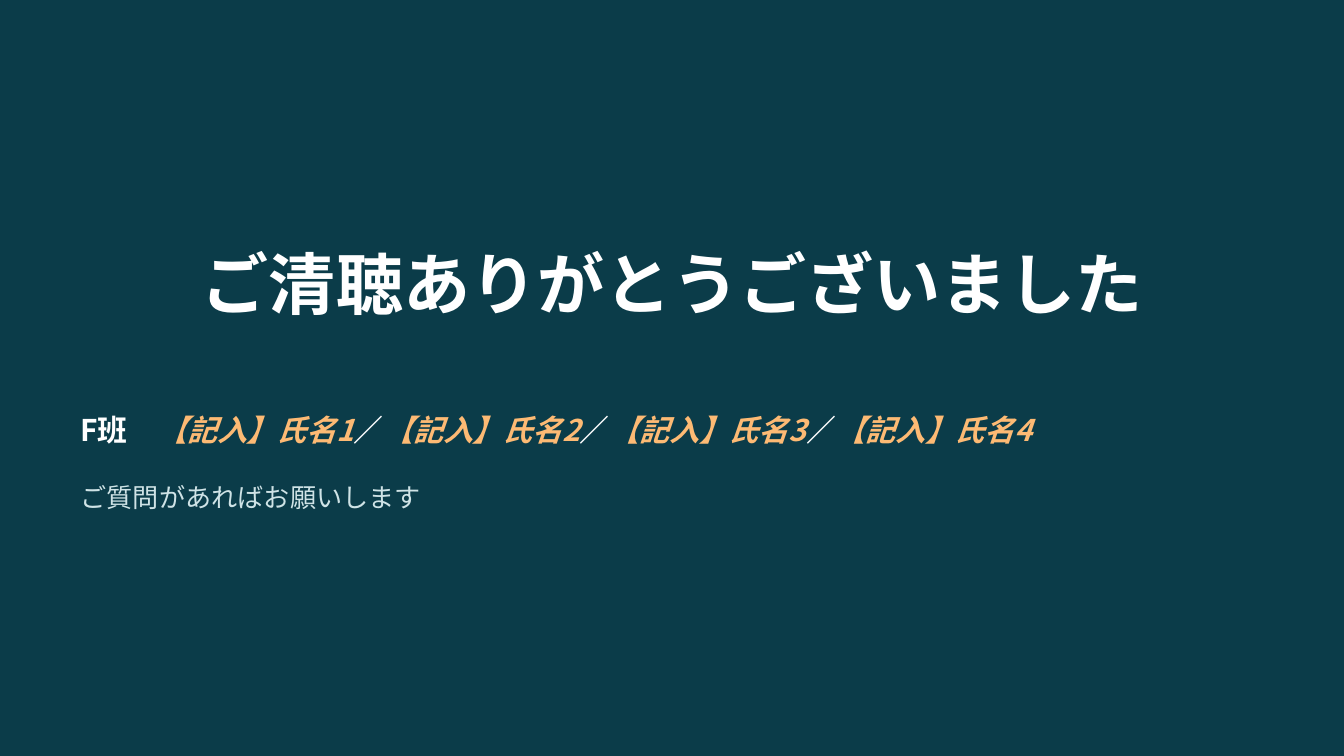
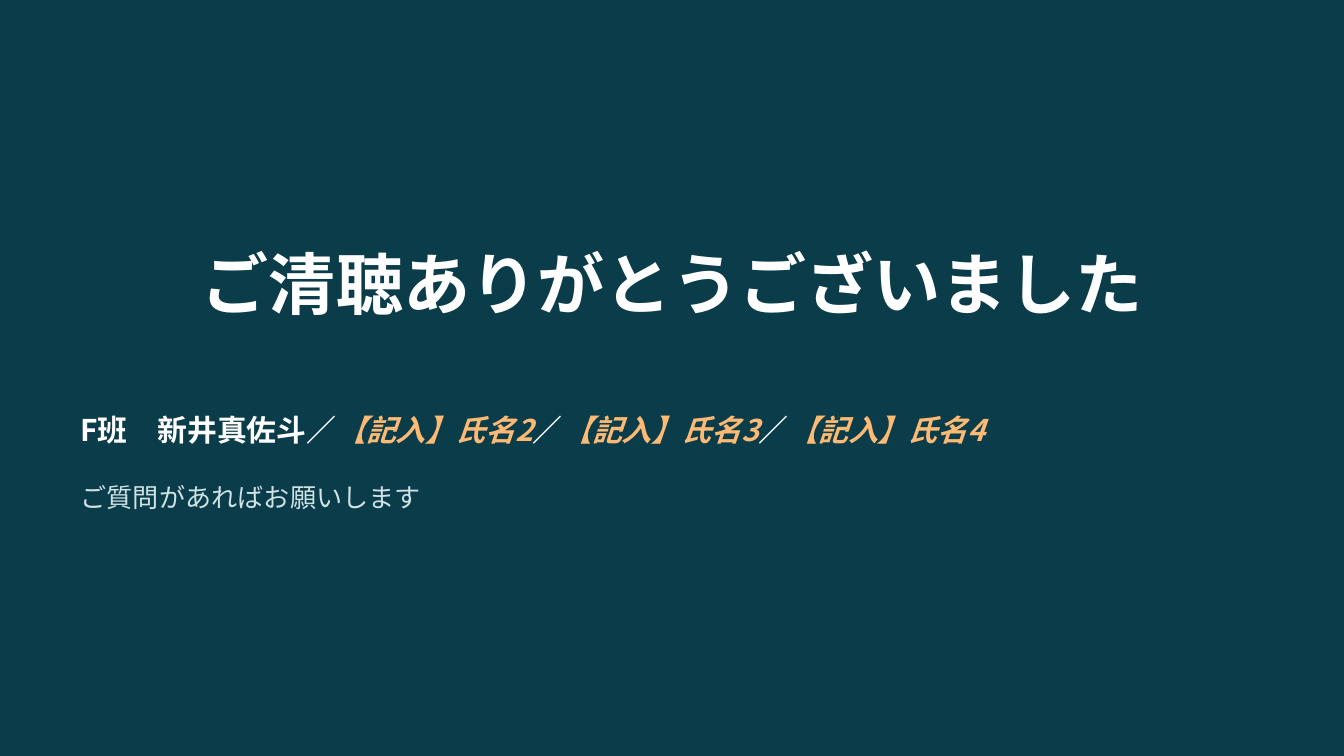
Before and after one commit to amasato1221/web_-application, a slide deck: slide 14 of 成果発表会資料_テンプレート.pptx. Drawn at 1344x756 pixels with LibreOffice and Linux fonts; fonts in the diff are those of the drawing. Boxes give left, top, right and bottom in pixels: in the first picture for what was removed or moved away, otherwise in the second. Text is boxed around its words. In the diff, an @@ line names an element or a change of style, - is before the commit and + after.

```diff
--- a/成果発表会資料_テンプレート.pptx
+++ b/成果発表会資料_テンプレート.pptx
@@ text at (x1=81, y1=415, x2=985, y2=444): text changed @@
-F班 【記入】氏名1／【記入】氏名2／【記入】氏名3／【記入】氏名4
+F班 新井真佐斗／【記入】氏名2／【記入】氏名3／【記入】氏名4
```
Also in this commit, not shown: 3 other slides changed.
